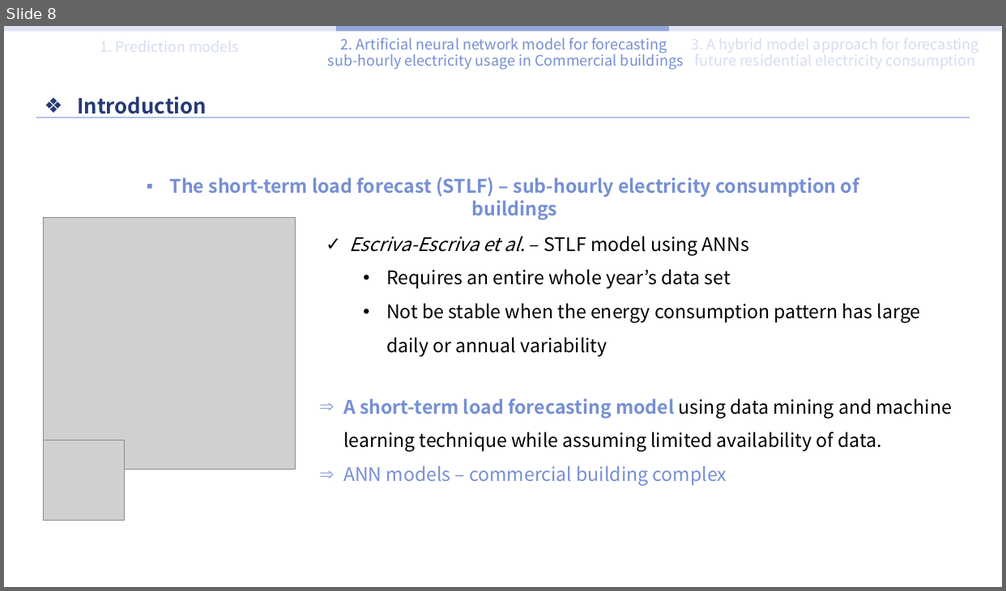
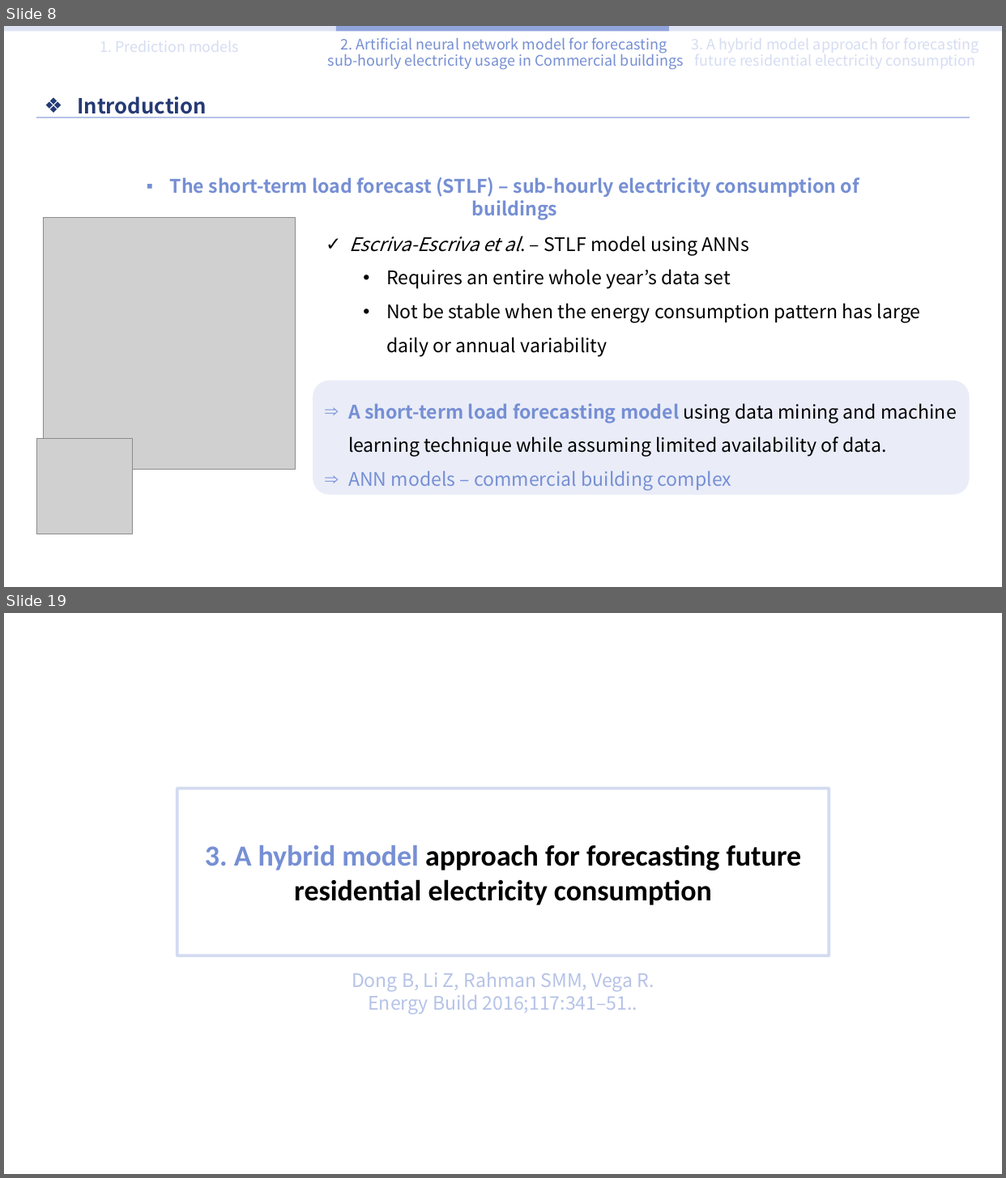
Before and after one commit to sohee98/2022-1st-Course, a slide deck: AI Applications/Literature study 발표/Literature study PPT-SoheeKim.pptx. Shown one above the other, each under a label of ours: slide 8 before the commit, slides 8 and 19 after it; the slides between them are not shown. The pictures are 1006x591 and 1006x1178 pixels, drawn with LibreOffice and Linux fonts; fonts in the diff are those of the drawing; grey boxes stand for pictures. Boxes give left, top, right and bottom in pixels: in the first picture for what was removed or moved away, otherwise in the second. Text is boxed around its words. In the diff, an @@ line names an element or a change of style, - is before the commit and + after.

```diff
--- a/AI Applications/Literature study 발표/Literature study PPT-SoheeKim.pptx
+++ b/AI Applications/Literature study 발표/Literature study PPT-SoheeKim.pptx
@@ slide 19 added at (4, 613, 1002, 1174), background #FFFFFF @@
@@ title added at (177, 788, 829, 956), outline #B6C3E8 3 pt, 28 pt, text #000000, bold @@
+3. A hybrid model approach for forecasting future residential electricity consumption
@@ text added at (351, 973, 654, 1014), 18 pt, text #B6C3E8 @@
+Dong B, Li Z, Rahman SMM, Vega R. Energy Build 2016;117:341–51..
@@ slide 8 changed as well @@
@@ rounded rectangle "A short-term load forecasting model ...": place and size @@
-rounded rectangle "A short-term load forecasting model ..." at (343, 399, 952, 486)
+rounded rectangle "A short-term load forecasting model ..." at (313, 381, 970, 495)
@@ rounded rectangle "A short-term load forecasting model ..." at (313, 381, 970, 495): fill none to #D6DDF2 at 50% opacity @@
@@ picture: place and size @@
-picture at (44, 441, 124, 521)
+picture at (37, 438, 133, 535)
```
Also in this commit, not shown: 7 other slides changed, 8 other slides added.
